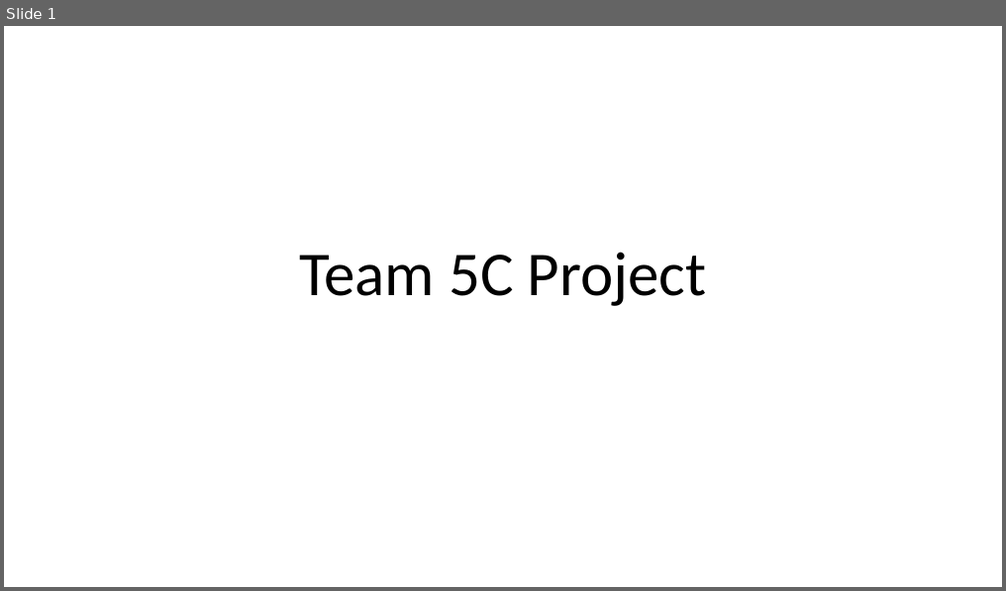
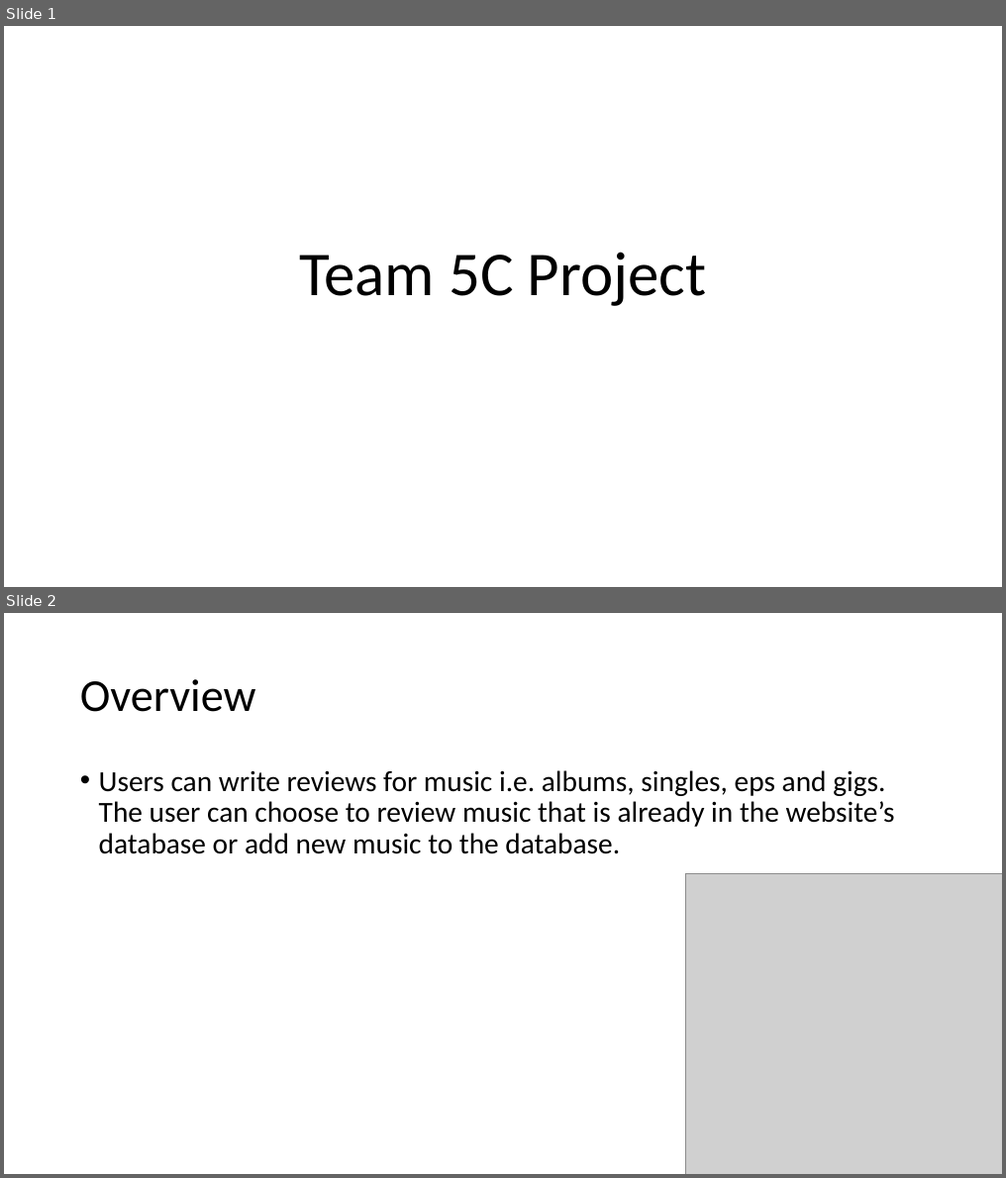
Before and after one commit to nathaniel-lue/web_project_team_5c, a slide deck: Presentation.pptx. Shown one above the other, each under a label of ours: slide 1 before the commit, slides 1 and 2 after it. The pictures are 1006x591 and 1006x1178 pixels, drawn with LibreOffice and Linux fonts; fonts in the diff are those of the drawing; grey boxes stand for pictures. Boxes give left, top, right and bottom in pixels: in the first picture for what was removed or moved away, otherwise in the second. Text is boxed around its words. In the diff, an @@ line names an element or a change of style, - is before the commit and + after.

Commit message:
overview added to powerpoint

```diff
--- a/Presentation.pptx
+++ b/Presentation.pptx
@@ slide 2 added at (4, 613, 1002, 1174), background #FFFFFF @@
@@ title added at (80, 679, 256, 712), 44 pt, text #000000 @@
+Overview
@@ text added at (99, 770, 895, 855), 28 pt, text #000000 @@
+• Users can write reviews for music i.e. albums, singles, eps and gigs. The user can choose to review music that is already in the website’s database or add new music to the database.
@@ picture added at (685, 874, 1002, 1174) @@
```
Also in this commit, not shown: 1 slide removed, 1 other file.
